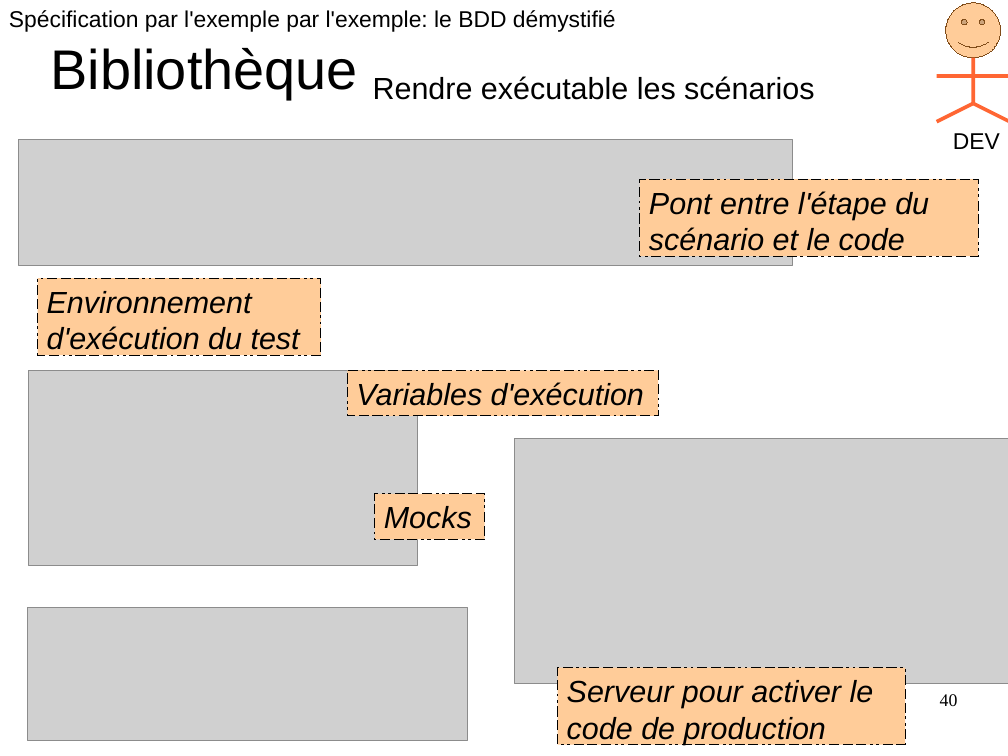
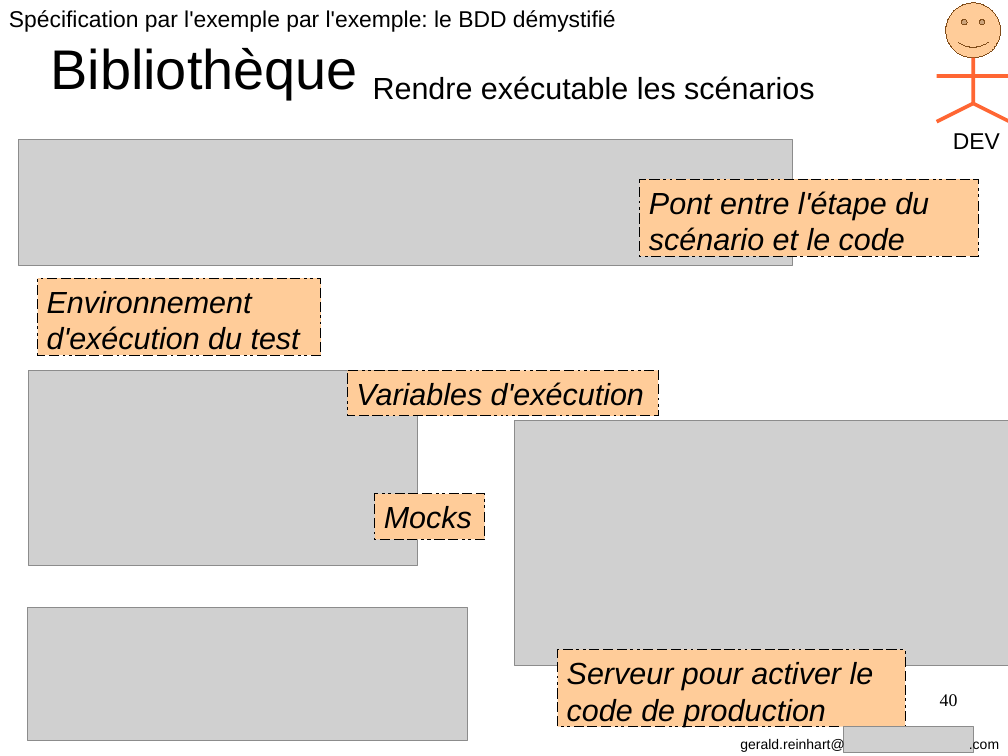
Before and after one commit to GeReinhart/dojo-bdd-library-ws-java, a slide deck: slide 40 of doc/BDD_presentation_agile_grenoble_2016.odp. Drawn at 1008x756 pixels with LibreOffice and Linux fonts; fonts in the diff are those of the drawing; grey boxes stand for pictures. Boxes give left, top, right and bottom in pixels: in the first picture for what was removed or moved away, otherwise in the second. Text is boxed around its words. In the diff, an @@ line names an element or a change of style, - is before the commit and + after.

```diff
--- a/doc/BDD_presentation_agile_grenoble_2016.odp
+++ b/doc/BDD_presentation_agile_grenoble_2016.odp
@@ picture: place and size @@
-picture at (515, 439, 1008, 684)
+picture at (515, 421, 1008, 666)
@@ rectangle "Serveur pour activer le code ...": place and size @@
-rectangle "Serveur pour activer le code ..." at (558, 668, 906, 745)
+rectangle "Serveur pour activer le code ..." at (558, 649, 906, 726)
@@ text added at (740, 738, 999, 753), 11 pt, text #000000 @@
+gerald.reinhart@ .com
@@ picture added at (843, 726, 973, 753) @@
```
Also in this commit, not shown: 50 other slides changed, 7 slides added, 1 slide removed.
